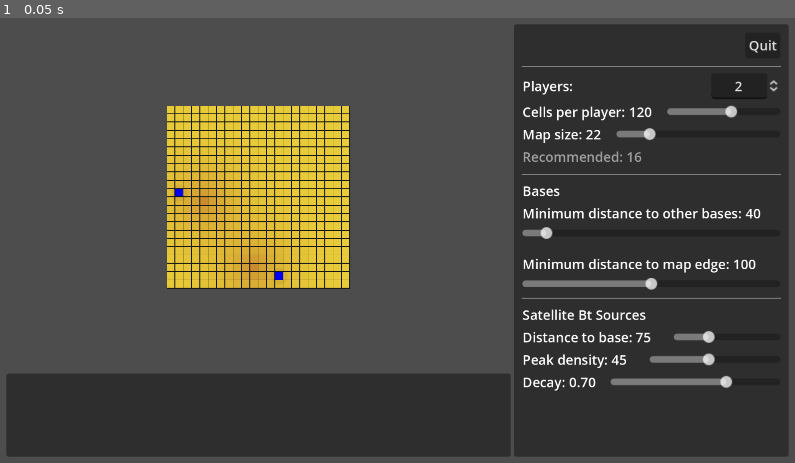
Above: before the commit, frame 1.
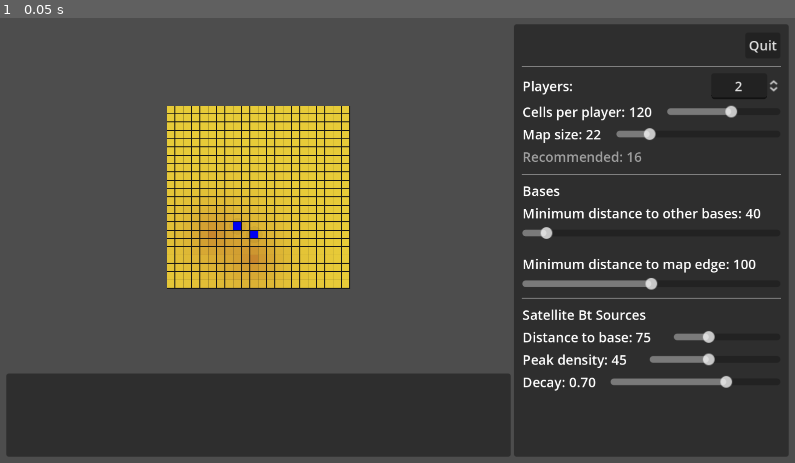
Above: after the commit, the same moment.

Repository: wadcom/kisarra-mapgen
Game: Godot game, scene res://main.tscn
The game is run twice, just before and just after one commit, with the same random seed, the same clock (stepped at 60 frames per second) and the same inputs.
Inputs:
- Up to frame 1 (0.05 s): no input

The runs differ from the first frame. In frame 1, 0.3% of the frame differs, in the area x 22-36%, y 37-59%.

Commit message:
Honor "min distance to map edge" setting

Diff:
--- a/map_area.gd
+++ b/map_area.gd
@@ -114,6 +114,24 @@
 	var available = []
 	for x in params.map_size:
 		for y in params.map_size:
+			var p = Vector2(x + 0.5, y + 0.5)
+
+			var off_edge = [
+				Vector2(p.x, -0.5),
+				Vector2(p.x, params.map_size+0.5),
+				Vector2(-0.5, p.y),
+				Vector2(params.map_size+0.5, p.y),
+			]
+
+			var is_too_close = off_edge.any(
+				func(off_edge_pos):
+					var d = p.distance_to(off_edge_pos) * _globals.CELL_SIDE_KMS
+					return d < params.base_placement.min_dist_to_map_edge
+			)
+
+			if is_too_close:
+				continue
+
 			available.append(Vector2(x, y))
 
 	available.shuffle()
